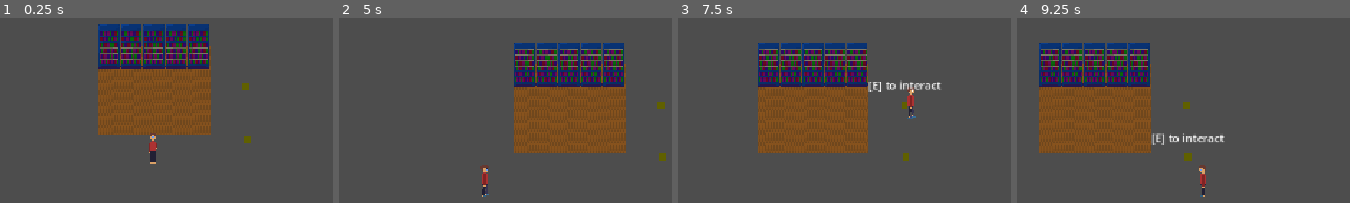
Above: before the commit, frames 1-4 (left to right).
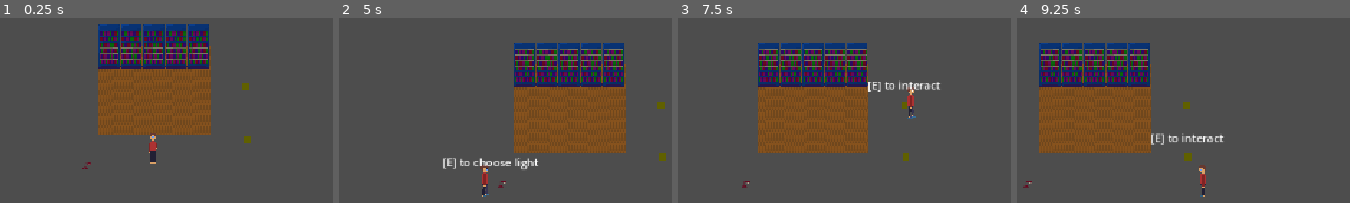
Above: after the commit, the same moments.

Repository: X-A-O-C/simmarket
Game: Godot game, scene res://scene/game.tscn
Two runs of this game, one before a commit and one after it. Both use one fixed random seed, a clock stepped at 60 frames per second and the inputs below.
Inputs:
- Up to frame 1 (0.25 s): no input
- Up to frame 2 (5 s): tap Enter at 0.5, 4.25 s; hold E (interact) 0.53-1.28 s; hold W (up) 0.53-2.03 s; tap E (interact) at 1.35, 2.85, 4.35 s; tap Space at 2 s; hold E (interact) 2.03-2.78 s; hold A (left) 2.03-3.53 s; hold S (down) 3.53-4.28 s; hold E (interact) 3.53-4.28 s; hold D (right) from 4.28 s (still down)
- Up to frame 3 (7.5 s): release D (right) at 5.03 s; hold W (up) 5.03-5.78 s; hold E (interact) 5.03-5.78 s; tap Space at 5.75 s; hold D (right) from 5.78 s (still down); tap E (interact) at 5.85, 7.35 s; tap Enter at 6.5 s; hold E (interact) 6.53-7.28 s
- Up to frame 4 (9.25 s): release D (right) at 8.03 s; hold S (down) 8.03-8.78 s; hold E (interact) 8.03-8.78 s; tap Space at 8.75 s; hold A (left) from 8.78 s (still down); tap E (interact) at 8.85 s

The runs differ from the first frame. In frame 1, less than 0.1% of the frame differs, in the area x 24-28%, y 77-82%; in frame 2, 0.7%, in the area x 31-60%, y 75-92%; in frame 3, 0.6%; in frame 4, 0.5%.

Commit message:
add basic lamp interact

Diff:
--- /dev/null
+++ b/supermarket/code/interaction/objects/lamp.gd
@@ -0,0 +1,9 @@
+extends Node2D
+
+@onready var interaction_area: InteractionArea = $InteractionArea
+
+func _ready():
+  interaction_area.interact = Callable(self, "_on_interact")
+
+func _on_interact():
+  print("lamp interact!")
--- a/supermarket/scene/game.tscn
+++ b/supermarket/scene/game.tscn
@@ -4,6 +4,7 @@
 [ext_resource type="PackedScene" uid="uid://bk2l0q1p0phyp" path="res://scene/player.tscn" id="3_33cqm"]
 [ext_resource type="Texture2D" uid="uid://dng0er60a0uo" path="res://image/Longcloset.png" id="3_p1ry8"]
 [ext_resource type="PackedScene" uid="uid://b8c2egk7h2o1n" path="res://scene/interaction/objects/chest.tscn" id="4_xwcet"]
+[ext_resource type="PackedScene" uid="uid://cuji1fbr88ypt" path="res://scene/interaction/objects/lamp.tscn" id="5_p1ry8"]
 
 [sub_resource type="TileSetAtlasSource" id="TileSetAtlasSource_qpk70"]
 texture = ExtResource("1_xwcet")
@@ -118,3 +119,6 @@
 
 [node name="Chest2" parent="--- interactable objects ---" unique_id=382116633 instance=ExtResource("4_xwcet")]
 position = Vector2(128, -15)
+
+[node name="Lamp" parent="--- interactable objects ---" unique_id=2124581148 instance=ExtResource("5_p1ry8")]
+position = Vector2(-95, 25)
--- /dev/null
+++ b/supermarket/scene/interaction/objects/lamp.tscn
@@ -0,0 +1,49 @@
+[gd_scene format=3 uid="uid://cuji1fbr88ypt"]
+
+[ext_resource type="Texture2D" uid="uid://cv24lrn4qwwom" path="res://image/assetsmini.png" id="1_n3k36"]
+[ext_resource type="Script" uid="uid://cku5stp7y652g" path="res://code/interaction/objects/lamp.gd" id="1_o3ayv"]
+[ext_resource type="PackedScene" uid="uid://crai15mjvnsga" path="res://scene/interaction/interaction_area/interaction_area.tscn" id="2_o3ayv"]
+
+[sub_resource type="AtlasTexture" id="AtlasTexture_p18sj"]
+atlas = ExtResource("1_n3k36")
+region = Rect2(0, 96, 16, 16)
+
+[sub_resource type="AtlasTexture" id="AtlasTexture_ms8w5"]
+atlas = ExtResource("1_n3k36")
+region = Rect2(16, 96, 16, 16)
+
+[sub_resource type="AtlasTexture" id="AtlasTexture_i7ki5"]
+atlas = ExtResource("1_n3k36")
+region = Rect2(32, 96, 16, 16)
+
+[sub_resource type="SpriteFrames" id="SpriteFrames_8jpig"]
+animations = [{
+"frames": [{
+"duration": 1.0,
+"texture": SubResource("AtlasTexture_p18sj")
+}, {
+"duration": 1.0,
+"texture": SubResource("AtlasTexture_ms8w5")
+}, {
+"duration": 1.0,
+"texture": SubResource("AtlasTexture_i7ki5")
+}],
+"loop": 1,
+"name": &"default",
+"speed": 5.0
+}]
+
+[sub_resource type="CircleShape2D" id="CircleShape2D_u0ype"]
+radius = 26.019224
+
+[node name="Lamp" type="Node2D" unique_id=2124581148]
+script = ExtResource("1_o3ayv")
+
+[node name="AnimatedSprite2D" type="AnimatedSprite2D" parent="." unique_id=2095697052]
+sprite_frames = SubResource("SpriteFrames_8jpig")
+
+[node name="InteractionArea" parent="." unique_id=297106394 instance=ExtResource("2_o3ayv")]
+action_name = "choose light"
+
+[node name="CollisionShape2D" type="CollisionShape2D" parent="InteractionArea" unique_id=2084060642]
+shape = SubResource("CircleShape2D_u0ype")
Not shown, added: supermarket/code/interaction/objects/lamp.gd.uid
